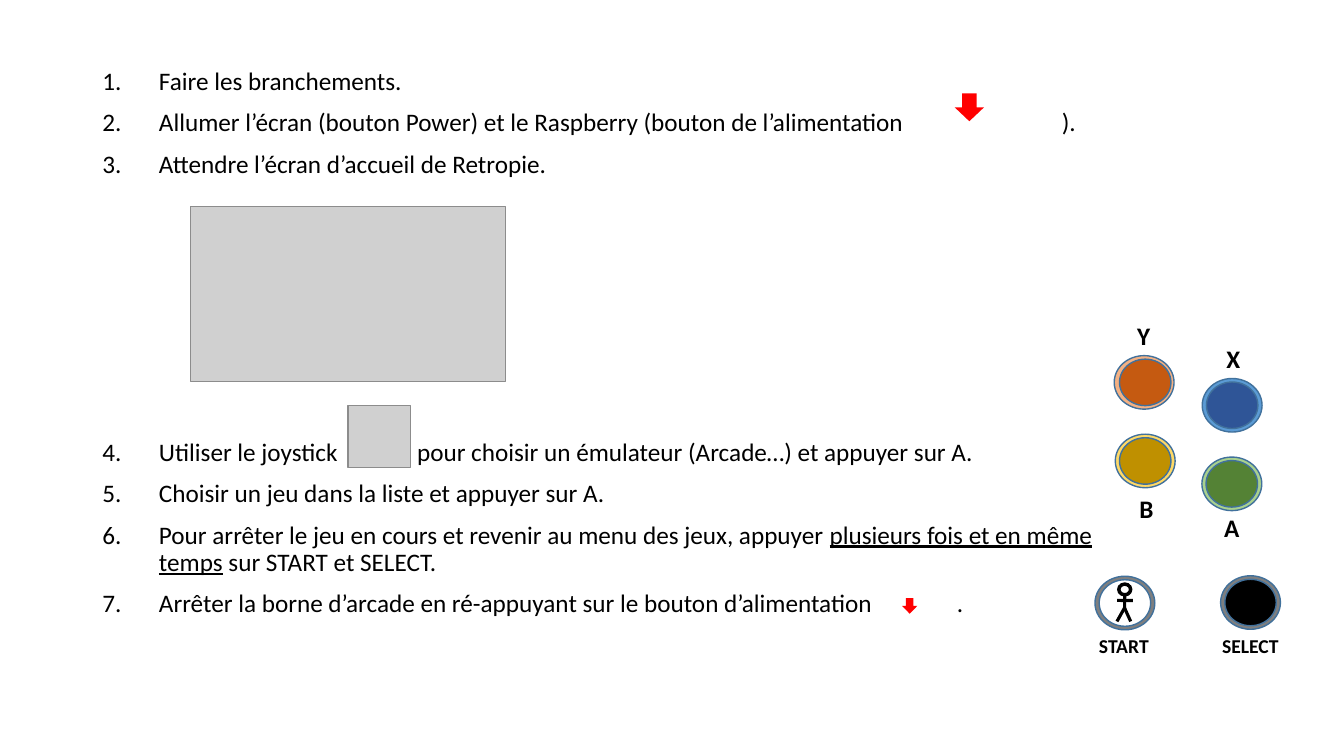
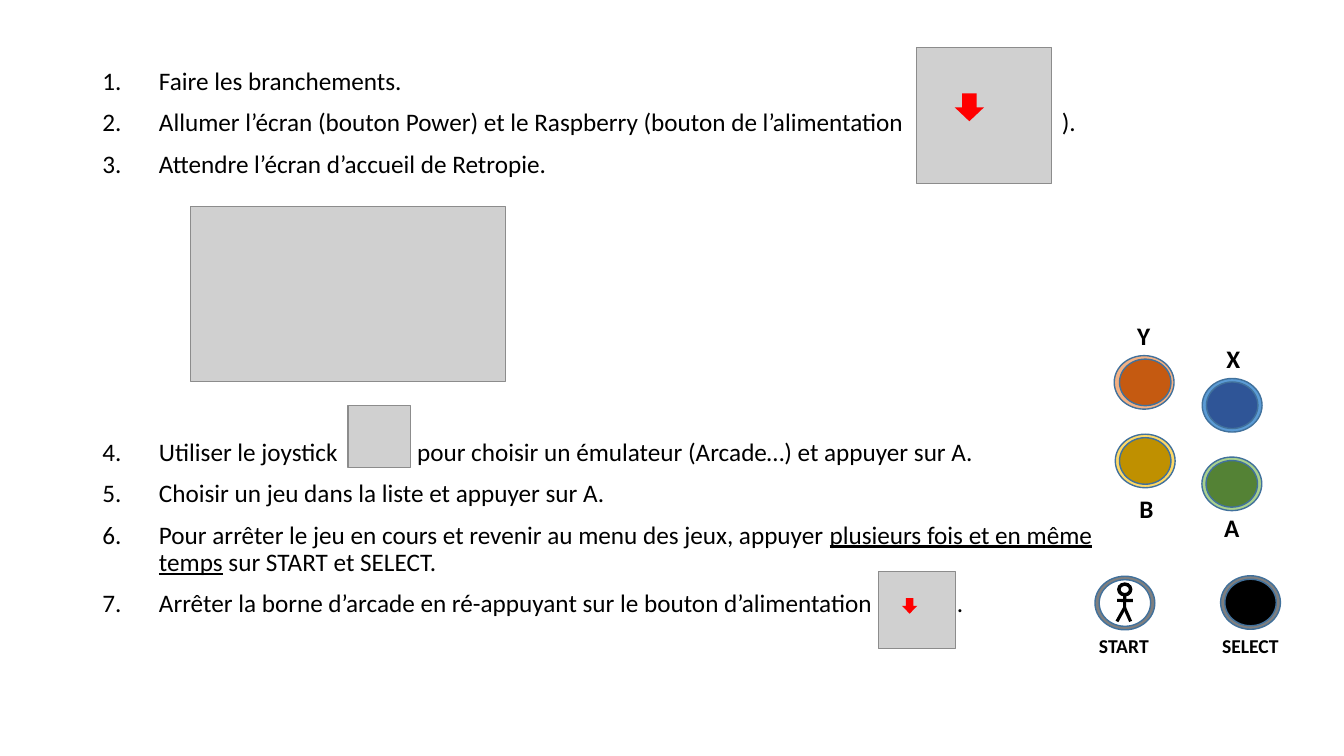
Before and after one commit to j-fremont/arcade, a slide deck: slide 2 of pictures/notice.ppt. Drawn at 1344x756 pixels with LibreOffice and Linux fonts; fonts in the diff are those of the drawing; grey boxes stand for pictures. Boxes give left, top, right and bottom in pixels: in the first picture for what was removed or moved away, otherwise in the second. Text is boxed around its words. In the diff, an @@ line names an element or a change of style, - is before the commit and + after.

```diff
--- a/pictures/notice.ppt
+++ b/pictures/notice.ppt
@@ picture added at <box>916,47,1052,183</box> @@
@@ picture added at <box>878,571,955,649</box> @@
@@ down arrow at <box>902,597,917,613</box>: proportions changed @@
```
Also in this commit, not shown: 1 other slide changed, 2 other files.
